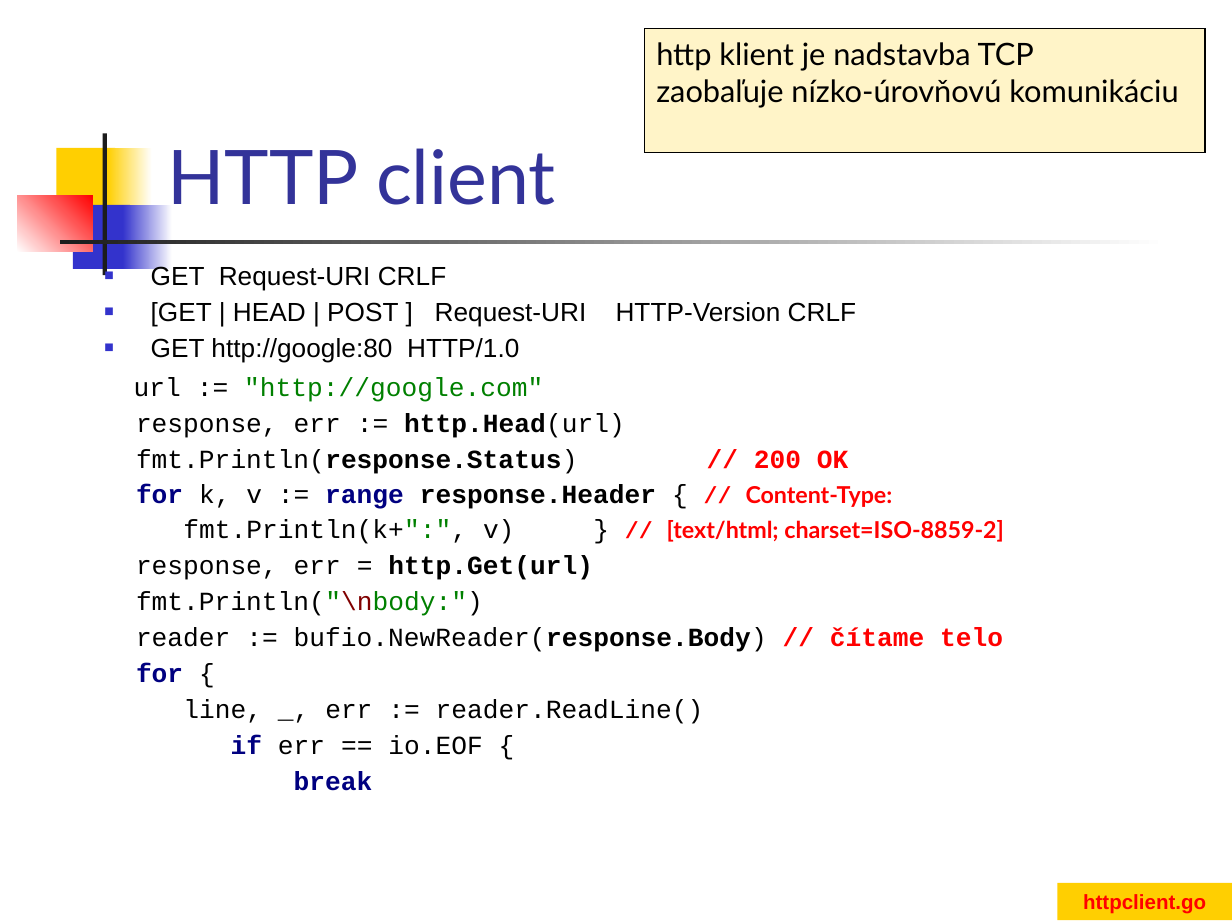
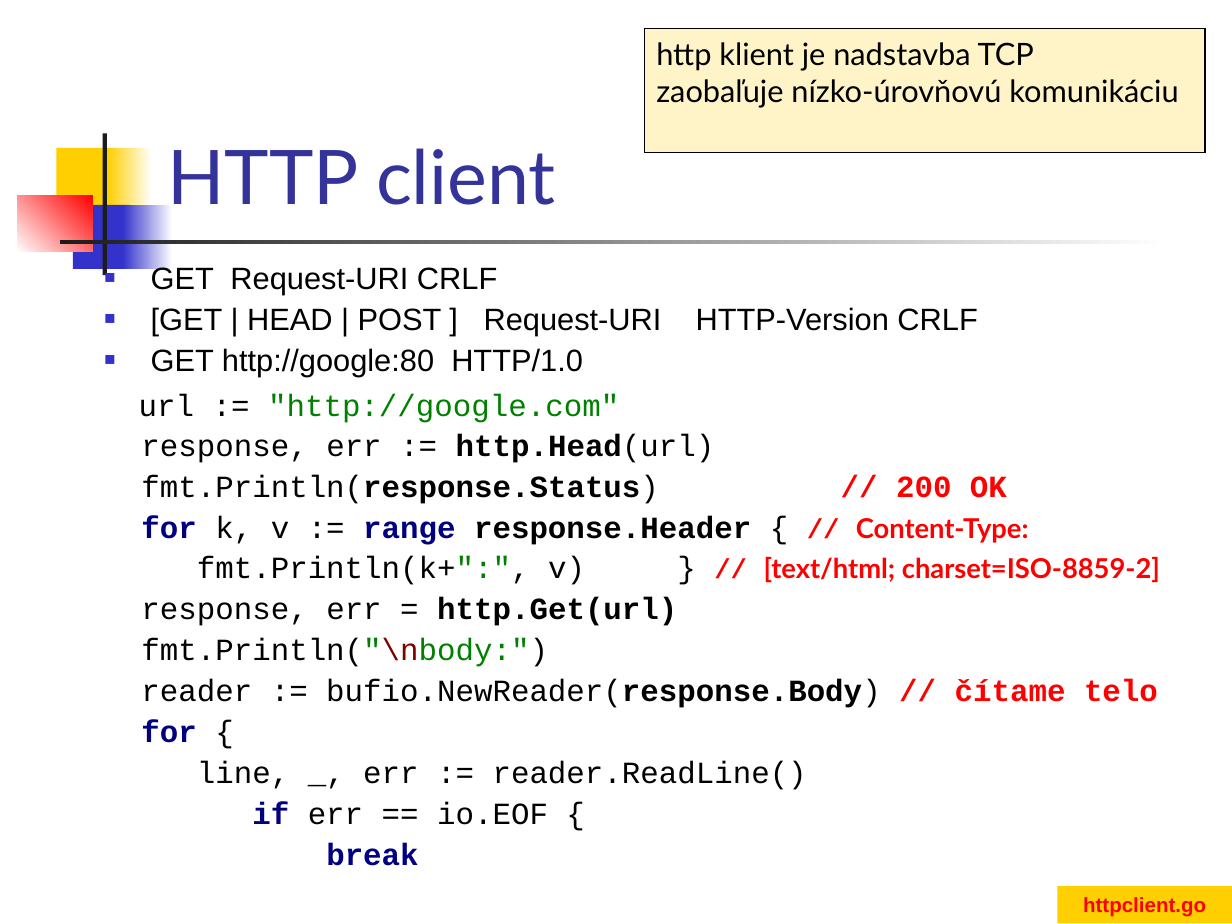
Before and after one commit to paradigmy/Prednasky, a slide deck: slide 15 of 04/go3.ppt. Drawn at 1232x924 pixels with LibreOffice and Linux fonts; fonts in the diff are those of the drawing. Boxes give left, top, right and bottom in pixels: in the first picture for what was removed or moved away, otherwise in the second. Text is boxed around its words. In the diff, an @@ line names an element or a change of style, - is before the commit and + after.

```diff
--- a/04/go3.ppt
+++ b/04/go3.ppt
@@ text "GET Request-URI CRLF" at [139,264,1160,866]: size 15.3 to 18 pt in "GET Request-URI CRLF", "[GET | HEAD | POST ] Request-URI ...", "GET http://google:80 HTTP/1.0", "url := "http://google.com"" and 11 more places; size 13.6 to 16 pt in "// Content-Type:", "// [text/html; charset=ISO-8859-2]" @@
```
Also in this commit, not shown: 1 other slide changed, 3 other files.
